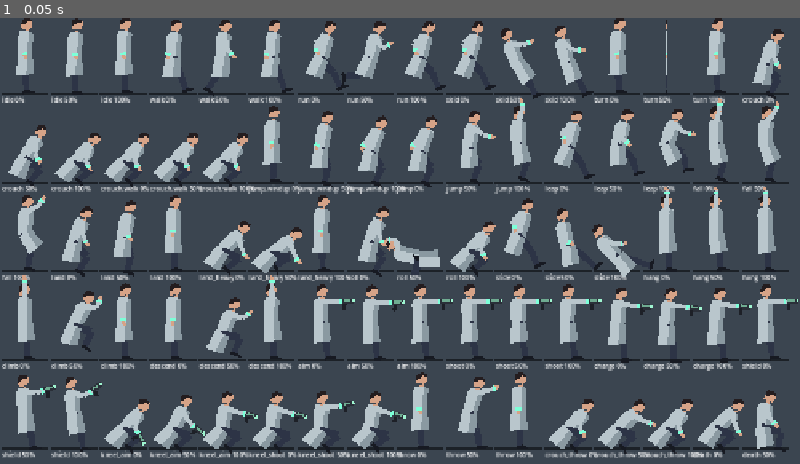
Above: before the commit, frame 1.
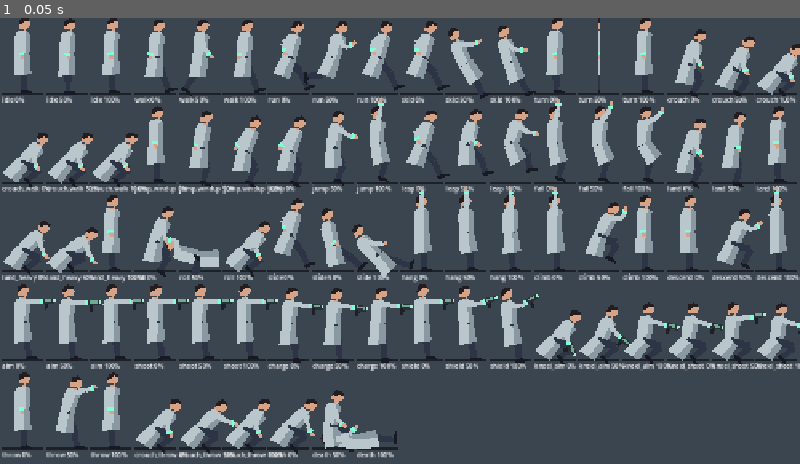
Above: after the commit, the same moment.

Repository: zephenix/paradoxe
Game: Godot game, scene res://tools/godot/pose_sheet.tscn
The game is run twice, just before and just after one commit, with the same random seed, the same clock (stepped at 60 frames per second) and the same inputs. This scene is started directly instead of the project's main scene. Sound files missing from this copy of the repository are replaced by a short silence.
Inputs:
- Up to frame 1 (0.05 s): no input

The runs differ from the first frame. In frame 1, 35% of the frame differs, in the area x 0-100%, y 0-99%.

Commit message:
J6 : tests des outils d'infiltration, docs et version 0.6.0
- tests : pierres, diversion, « Voir les sons », niveau d'alerte, retour au
  poste de garde ; contrôle par mutation (11 sur 11) ;
- visite guidée : salle G (passerelle, cercles de bruit) ; planche des poses
  agrandie ;
- docs : PLAN (précisions J6), JOURNAL (J6, v0.6), SOUND_DESIGN, README,
  CLAUDE.md ; version 0.6.0.

Co-Authored-By: Claude Opus 5.5 <noreply@anthropic.com>
Claude-Session: https://claude.ai/code/session_013DURmfCw4yuER34Ptqj5id

Diff:
--- a/project.godot
+++ b/project.godot
@@ -9,7 +9,7 @@
 
 config/name="PARADOXE"
 config/description="Prototype de jeu de plateforme cinématique 2D (Godot 4)."
-config/version="0.5.1"
+config/version="0.6.0"
 run/main_scene="res://scenes/ui/title_screen.tscn"
 config/features=PackedStringArray("4.7", "GL Compatibility")
 config/icon="res://icon.svg"
--- a/tests/unit/test_perception.gd
+++ b/tests/unit/test_perception.gd
@@ -235,6 +235,25 @@
 	assert_eq(state(), &"Search", "indice sérieux : elle va voir")
 
 
+func test_guard_returns_to_her_post_and_resumes_her_watch() -> void:
+	await setup(2000.0, 1.0)  # garde à x = 700, regard vers la gauche ; Élias hors de vue
+	# Un bruit devant elle, à gauche : elle ira voir, et reviendra en marchant
+	# vers la droite (dos à son sens de guet).
+	sentinel.hear(Vector2(500, FLOOR_Y), cfg.search_threshold + 0.1)
+	assert_eq(sentinel.facing, -1, "tournée vers le bruit")
+	assert_true(await wait_until_state(&"Search", 300), "elle va voir")
+	assert_true(await wait_until_state(&"Patrol", 900), "rien trouvé : elle revient")
+	var home_reached: bool = false
+	for i in 600:
+		await wait_physics(1)
+		if absf(sentinel.global_position.x - 700.0) < 4.0:
+			home_reached = true
+			break
+	assert_true(home_reached, "de retour à son poste")
+	await wait_physics(3)
+	assert_eq(sentinel.facing, -1, "elle reprend sa surveillance dans son sens de départ")
+
+
 # --- Ouïe -------------------------------------------------------------------------
 
 func test_noise_through_a_wall_carries_less_far() -> void:
--- /dev/null
+++ b/tests/unit/test_stealth_tools.gd
@@ -0,0 +1,235 @@
+extends TestCase
+## Tests des outils d'infiltration (J6) : pierres (ramasser, lancer, diversion),
+## « Voir les sons », niveau d'alerte global, rembobinage.
+##
+## Arène : sol à y = 480, dans une salle (Room) éclairée normalement.
+
+const ELIAS: PackedScene = preload("res://scenes/player/elias.tscn")
+const SENTINEL: PackedScene = preload("res://scenes/enemies/sentinel.tscn")
+const B: float = 48.0
+const FLOOR_Y: float = 480.0
+
+var arena: Node2D
+var player: Player
+var _saved_show_sounds: bool
+var _saved_path: String
+
+
+func before_each() -> void:
+	Settings.classic_mode = false
+	_saved_show_sounds = Settings.show_sounds
+	_saved_path = Settings.file_path
+	Settings.file_path = "user://test_stealth_settings.cfg"
+	arena = add_node(Node2D.new())
+	var room := Room.new()
+	room.position = Vector2(-20, -10) * B
+	room.room_size = Vector2(80, 24) * B
+	arena.add_child(room)
+	block(-20, 10, 80, 4)
+
+
+func after_each() -> void:
+	Settings.classic_mode = false
+	Settings.show_sounds = _saved_show_sounds
+	Settings.file_path = _saved_path
+	DirAccess.remove_absolute(ProjectSettings.globalize_path("user://test_stealth_settings.cfg"))
+
+
+func block(x: float, y: float, w: float, h: float) -> SolidBlock:
+	var solid := SolidBlock.new()
+	solid.position = Vector2(x, y) * B
+	solid.size_blocks = Vector2(w, h)
+	arena.add_child(solid)
+	return solid
+
+
+func spawn_player(x: float, facing: int = 1) -> void:
+	player = ELIAS.instantiate()
+	player.position = Vector2(x, FLOOR_Y)
+	player.start_facing = facing
+	player.get_node("Foley").free()
+	arena.add_child(player)
+	player.input.from_devices = false
+	await wait_physics(3)
+
+
+func spawn_sentinel(x: float, facing: int) -> Sentinel:
+	var s: Sentinel = SENTINEL.instantiate()
+	s.position = Vector2(x, FLOOR_Y)
+	s.start_facing = facing
+	s.patrol_left_blocks = 0.0
+	s.patrol_right_blocks = 0.0
+	arena.add_child(s)
+	return s
+
+
+func stones_in_flight() -> Array[ThrownStone]:
+	var found: Array[ThrownStone] = []
+	for node in tree.get_nodes_in_group(&"projectiles"):
+		if node is ThrownStone and not node.is_queued_for_deletion():
+			found.append(node)
+	return found
+
+
+# --- Pierres ---------------------------------------------------------------------
+
+func test_rubble_pile_gives_stones() -> void:
+	var pile := RubblePile.new()
+	pile.position = Vector2(300, FLOOR_Y)
+	arena.add_child(pile)
+	await spawn_player(100.0)
+	assert_eq(player.stones, 0)
+	player.input.move = 1
+	await wait_physics_seconds(2.0)
+	player.input.move = 0
+	assert_eq(player.stones, player.throw_config.max_stones, "on ramasse de quoi remplir ses poches")
+
+
+func test_throw_needs_a_stone() -> void:
+	await spawn_player(100.0)
+	player.input.press(&"throw")
+	await wait_physics(10)
+	assert_ne(player.machine.current_name, &"Throw", "sans pierre, pas de lancer")
+
+
+func test_stone_flies_in_an_arc_and_makes_a_noise_where_it_lands() -> void:
+	await spawn_player(100.0)
+	player.stones = 2
+	var noises: Array[Array] = []
+	var on_noise := func(at: Vector2, radius: float, source: Node) -> void: noises.append([at, radius, source])
+	AudioManager.noise_emitted.connect(on_noise)
+	player.input.press(&"throw")
+	await wait_physics(3)
+	assert_eq(player.machine.current_name, &"Throw", "le geste commence")
+	await wait_physics_seconds(player.throw_config.release_time)
+	assert_eq(player.stones, 1, "une pierre en moins")
+	var stones: Array[ThrownStone] = stones_in_flight()
+	assert_eq(stones.size(), 1, "une pierre en vol")
+	var stone: ThrownStone = stones[0]
+	var landed: Array[Vector2] = []
+	stone.landed.connect(func(at: Vector2) -> void: landed.append(at))
+	await wait_physics_seconds(2.0)
+	AudioManager.noise_emitted.disconnect(on_noise)
+	assert_eq(landed.size(), 1, "la pierre retombe")
+	var distance: float = landed[0].x - 100.0
+	assert_true(distance > player.throw_config.flat_range() * 0.8, "elle porte loin (%.0f px)" % distance)
+	var impact_radius: float = AudioManager.library.get_entry(&"stone_impact").noise_radius
+	var heard: Array = noises.filter(func(n: Array) -> bool: return is_equal_approx(n[1], impact_radius))
+	assert_eq(heard.size(), 1, "un bruit à l'impact")
+	assert_eq(heard[0][2], player, "c'est Élias qui l'a causé")
+	assert_eq(player.machine.current_name, &"Idle", "le geste est fini")
+
+
+func test_stone_lures_a_sentinel() -> void:
+	await spawn_player(100.0)
+	player.stones = 1
+	# Une Sentinelle dos tournée, au loin : elle entend la pierre et va voir.
+	var s: Sentinel = spawn_sentinel(900.0, 1)
+	await wait_physics(3)
+	player.input.press(&"throw")
+	var clue: Array[Vector2] = []
+	await wait_physics_seconds(player.throw_config.release_time + 0.05)
+	stones_in_flight()[0].landed.connect(func(at: Vector2) -> void: clue.append(at))
+	await wait_physics_seconds(1.5)
+	assert_eq(clue.size(), 1)
+	assert_true(s.machine.current_name in [&"Suspicious", &"Search"], "intriguée (%s)" % s.machine.current_name)
+	assert_eq(s.facing, -1, "elle se tourne vers le bruit")
+	assert_almost_eq(s.last_clue.x, clue[0].x, 1.0, "là où la pierre est tombée")
+
+
+func test_crouched_throw_keeps_elias_down() -> void:
+	await spawn_player(100.0)
+	player.stones = 1
+	player.input.down = true
+	await wait_physics(15)
+	player.input.press(&"throw")
+	await wait_physics_seconds(player.throw_config.duration + 0.1)
+	assert_eq(player.stones, 0)
+	assert_true(player.is_crouched, "il reste accroupi")
+	assert_eq(player.machine.current_name, &"Crouch")
+
+
+func test_a_stone_breaks_a_lamp() -> void:
+	await spawn_player(100.0)
+	var lamp := LightSource.new()
+	arena.add_child(lamp)
+	var stone := ThrownStone.new()
+	stone.setup(player, Vector2(600, 0), player.throw_config)
+	arena.add_child(stone)
+	stone.global_position = Vector2(200, 300)
+	lamp.global_position = Vector2(260, 310)
+	await wait_physics(20)
+	assert_false(lamp.lit, "la lampe est brisée")
+
+
+func test_rewind_restores_stones_and_clears_those_in_flight() -> void:
+	await spawn_player(100.0)
+	player.stones = 3
+	var photo: Dictionary = player.capture_state()
+	player.input.press(&"throw")
+	await wait_physics_seconds(player.throw_config.release_time + 0.05)
+	assert_eq(player.stones, 2)
+	assert_eq(stones_in_flight().size(), 1)
+	player.apply_state(photo)
+	assert_eq(player.stones, 3, "pierre rendue par le rembobinage")
+	RewindManager.start_recording()
+	RewindManager.begin_rewind()
+	RewindManager.cancel_rewind()
+	RewindManager.recording = false
+	RewindManager.clear()
+	await wait_physics(1)
+	assert_eq(stones_in_flight().size(), 0, "le rembobinage efface les pierres en vol")
+
+
+# --- Voir les sons -------------------------------------------------------------------
+
+func test_noise_rings_show_elias_noises_only_when_enabled() -> void:
+	var rings := NoiseRings.new()
+	arena.add_child(rings)
+	await spawn_player(100.0)
+	var s: Sentinel = spawn_sentinel(900.0, 1)
+	Settings.show_sounds = false
+	AudioManager.emit_noise(Vector2(100, FLOOR_Y), 300.0, player)
+	assert_eq(rings.rings.size(), 0, "option désactivée : rien")
+	Settings.show_sounds = true
+	AudioManager.emit_noise(Vector2(100, FLOOR_Y), 300.0, player)
+	assert_eq(rings.rings.size(), 1, "un cercle")
+	assert_almost_eq(rings.rings[0][1], 300.0, 0.001, "de la taille exacte du rayon de bruit")
+	AudioManager.emit_noise(Vector2(900, FLOOR_Y), 650.0, s)
+	assert_eq(rings.rings.size(), 1, "les bruits des Sentinelles ne sont pas montrés")
+	await wait_seconds(NoiseRings.LIFE + 0.1)
+	assert_eq(rings.rings.size(), 0, "le cercle s'efface")
+
+
+func test_show_sounds_setting_is_saved() -> void:
+	Settings.show_sounds = true
+	assert_eq(Settings.save_settings(), OK)
+	Settings.show_sounds = false
+	Settings.load_settings()
+	assert_true(Settings.show_sounds, "réglage relu")
+
+
+# --- Niveau d'alerte ------------------------------------------------------------------
+
+func test_level_reports_the_global_alert_level() -> void:
+	var level: Level = load("res://scenes/levels/test_level.tscn").instantiate()
+	level.get_node("Elias/Foley").free()
+	add_node(level)
+	level.player.input.from_devices = false
+	level.death.input_from_devices = false
+	await wait_physics(3)
+	var levels: Array[float] = []
+	var listener := func(value: float) -> void: levels.append(value)
+	Events.alert_level_changed.connect(listener)
+	var s: Sentinel = level.get_node("RoomG/Sentinel1")
+	s.hear(s.global_position + Vector2(-100, 0), 0.6)
+	await wait_physics(3)
+	assert_almost_eq(level.alert_level, s.suspicion, 0.05, "le plus inquiet des ennemis")
+	s.machine.transition_to(&"Combat")
+	await wait_physics(3)
+	assert_almost_eq(level.alert_level, 1.0, 0.001, "combat : alerte maximale")
+	Events.alert_level_changed.disconnect(listener)
+	assert_true(levels.size() >= 2, "la musique (J8) est prévenue : %s" % [levels])
+	assert_almost_eq(levels[-1], 1.0, 0.001)
+	level.free()
+	AudioManager.set_zone(&"", 0.0)
--- a/tools/godot/level_tour.gd
+++ b/tools/godot/level_tour.gd
@@ -108,6 +108,25 @@
 	death.rewind_held = false
 	await _frames(20)
 	await _shot("tour_13_resumed")
+	# 7) Salle G (J6) : infiltration de nuit. Élias sur la passerelle basse,
+	#    accroupi au-dessus de la patrouille, puis « Voir les sons » en courant.
+	await _teleport(Vector2(8320 + 700, 384))
+	_player.input.down = true
+	_player.input.move = 1
+	await _frames(40)
+	_player.input.move = 0
+	await _frames(10)
+	await _shot("tour_14_walkway")
+	_player.input.down = false
+	root.get_node("Settings").set("show_sounds", true)
+	await _teleport(Vector2(8320 + 150, 528))
+	_player.input.move = 1
+	_player.input.run = true
+	await _frames(30)
+	await _shot("tour_15_see_sounds")
+	_player.input.move = 0
+	_player.input.run = false
+	root.get_node("Settings").set("show_sounds", false)
 	# Sons arrêtés avant de quitter (sinon « fuite » affichée, voir tests/run_tests.gd).
 	for node in root.find_children("*", "AudioStreamPlayer", true, false):
 		(node as AudioStreamPlayer).stop()
--- a/tools/godot/pose_sheet.gd
+++ b/tools/godot/pose_sheet.gd
@@ -6,8 +6,8 @@
 ## Instants montrés pour chaque animation (fractions de sa durée).
 ## (Trois instants : toutes les animations tiennent sur un écran de 1280×720.)
 const SAMPLES: Array[float] = [0.0, 0.5, 1.0]
-const CELL := Vector2(79, 142)
-const COLUMNS: int = 16
+const CELL := Vector2(71, 142)
+const COLUMNS: int = 18
 const FIGURE_SCALE: float = 1.25
 
 
Not shown, added: tests/unit/test_stealth_tools.gd.uid
Not shown, changed: CLAUDE.md
Not shown, changed: README.md
Not shown, changed: docs/JOURNAL.md
Not shown, changed: docs/PLAN.md
Not shown, changed: docs/SOUND_DESIGN.md
